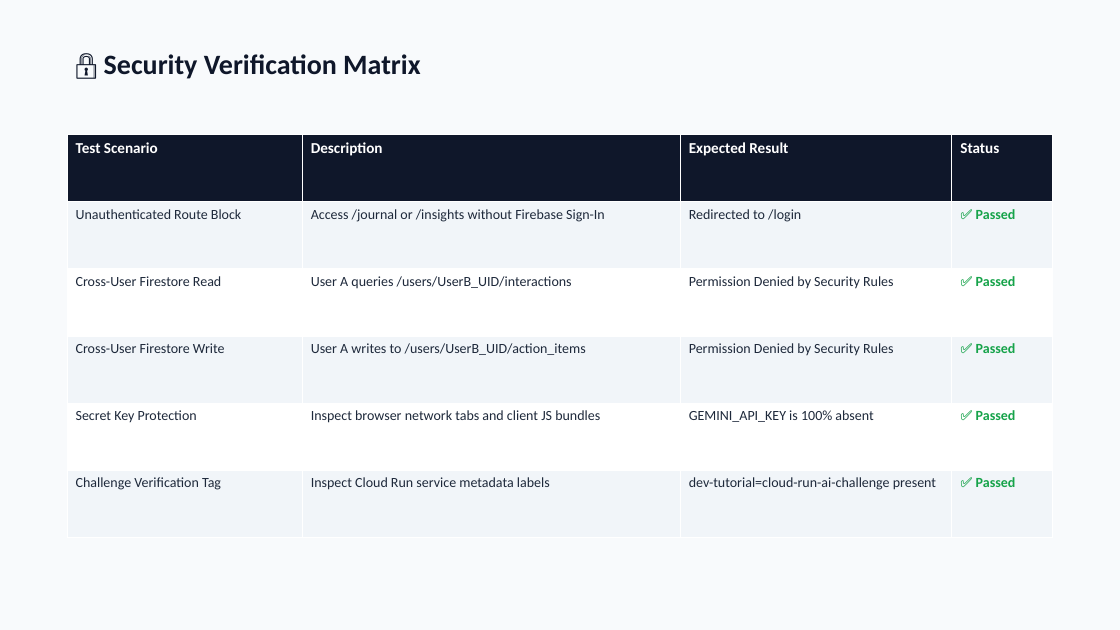
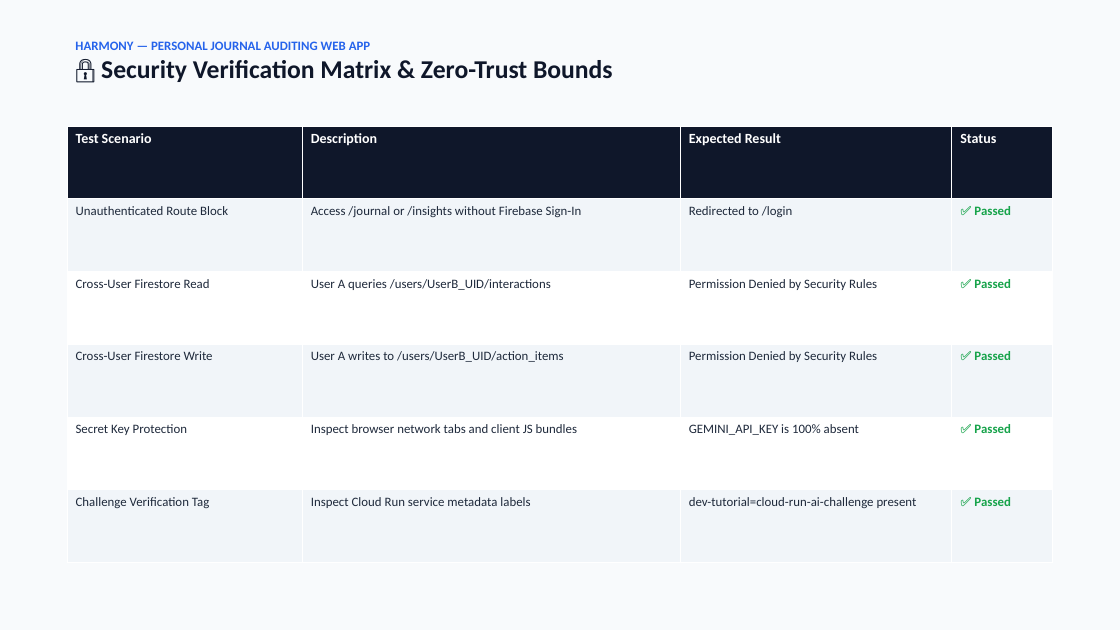
Before and after one commit to DevRanbir/personal-gemini-journal, a slide deck: slide 4 of Harmony_Project_Deck_Architecture.pptx. Drawn at 1120x630 pixels with LibreOffice and Linux fonts; fonts in the diff are those of the drawing. Boxes give left, top, right and bottom in pixels: in the first picture for what was removed or moved away, otherwise in the second. Text is boxed around its words. In the diff, an @@ line names an element or a change of style, - is before the commit and + after.

```diff
--- a/Harmony_Project_Deck_Architecture.pptx
+++ b/Harmony_Project_Deck_Architecture.pptx
@@ text at (75,41,613,82): text changed; size 24 to 22 pt @@
-🔒 Security Verification Matrix
+HARMONY — PERSONAL JOURNAL AUDITING WEB APP
+🔒 Security Verification Matrix & Zero-Trust Bounds
@@ table at (67,126,1053,563) @@
@@ size 13 to 12 pt in "Test Scenario", "Description", "Expected Result", "Status" @@
@@ size 12 to 11 pt @@
@@ table: place and size @@
-table at (67,134,1053,538)
+table at (67,126,1053,563)
```
Also in this commit, not shown: 4 other slides changed, 3 slides added, 2 other files.
